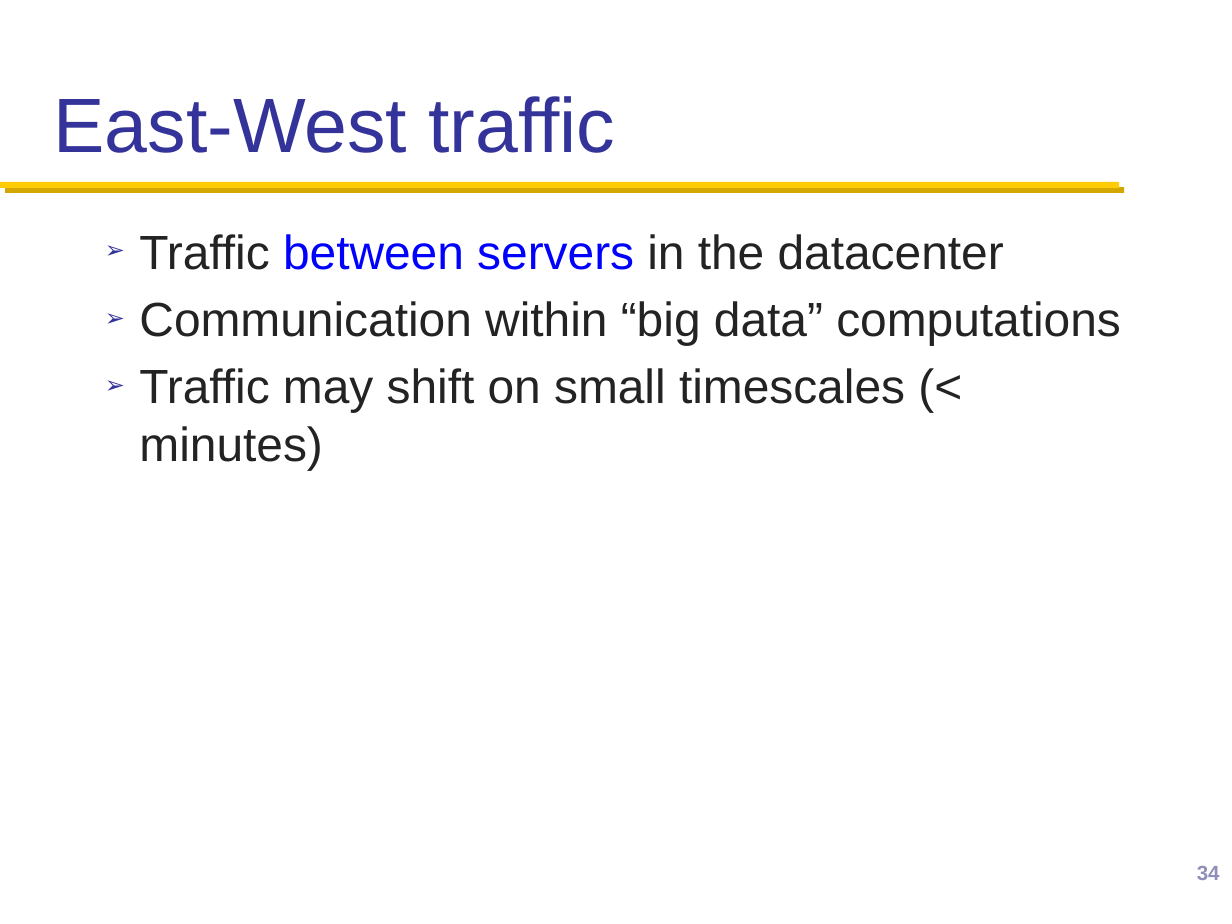
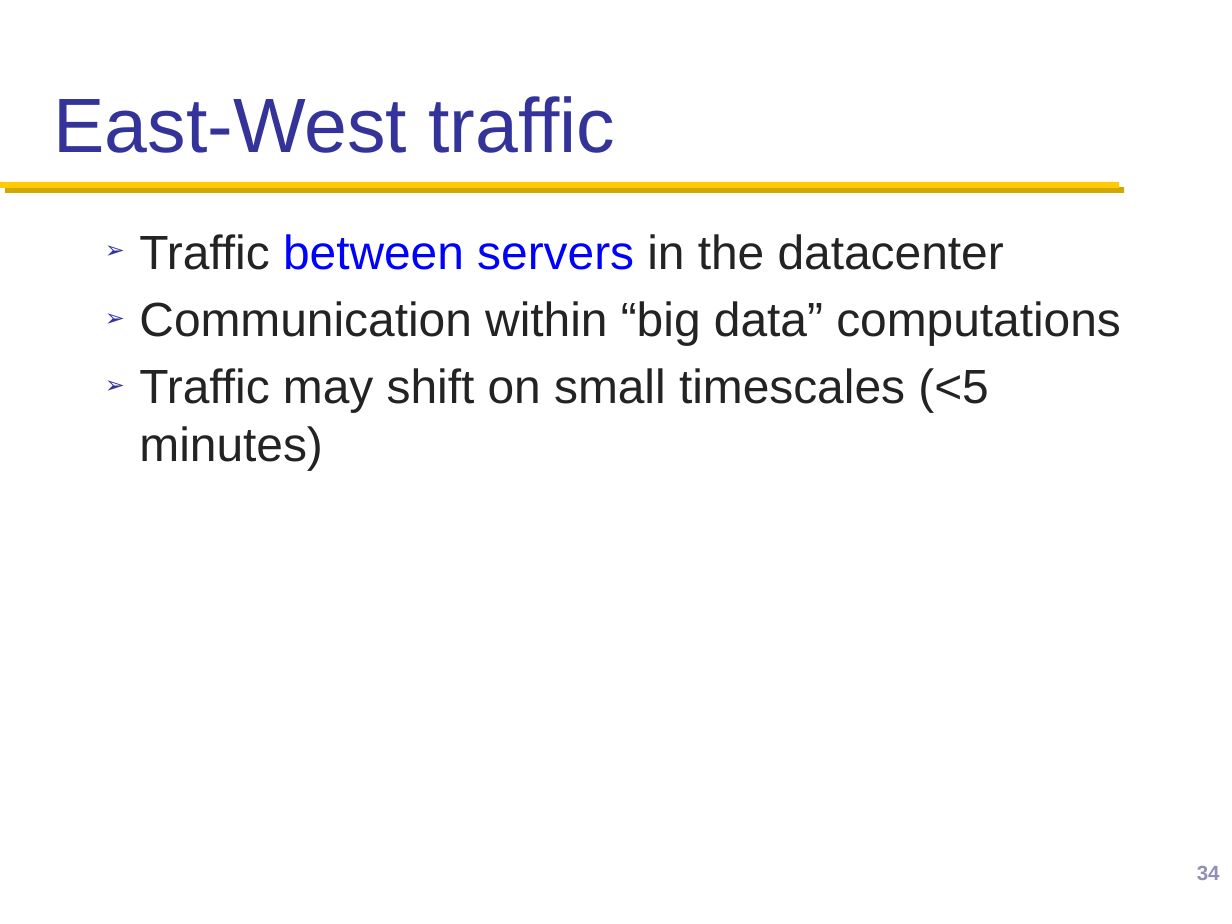
Before and after one commit to henryhxu/CSCI4430-ESTR4120, a slide deck: slide 34 of lectures/lec5.pptx. Drawn at 1232x924 pixels with LibreOffice and Linux fonts; fonts in the diff are those of the drawing; background and template pictures are left out. Boxes give left, top, right and bottom in pixels: in the first picture for what was removed or moved away, otherwise in the second. Text is boxed around its words. In the diff, an @@ line names an element or a change of style, - is before the commit and + after.

Commit message:
lec5 revised

```diff
--- a/lectures/lec5.pptx
+++ b/lectures/lec5.pptx
@@ text at box(139, 368, 988, 470): text changed @@
-➢ Traffic may shift on small timescales (< minutes)
+➢ Traffic may shift on small timescales (<5 minutes)
```
